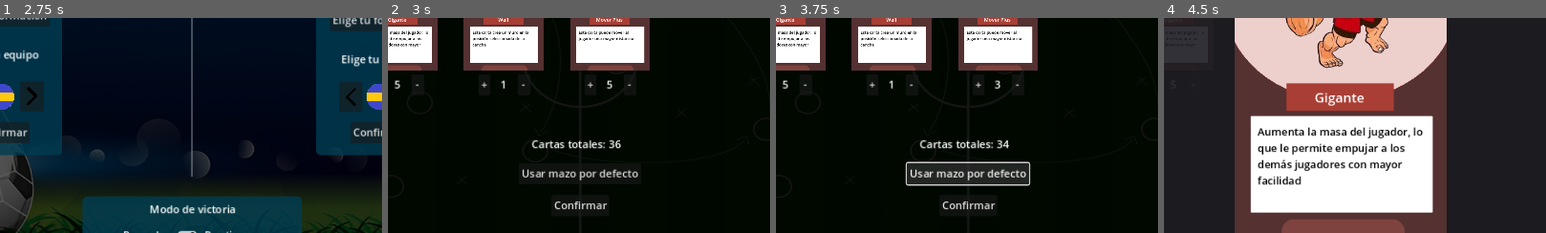
Above: before the commit, frames 1-4 (left to right).
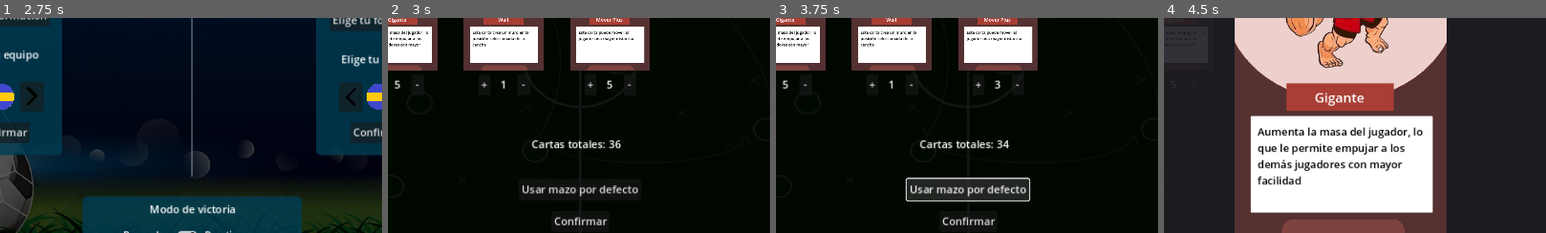
Above: after the commit, the same moments.

Repository: CardozoCasariegoLuciano/IDV_Boss_2024_S2
Game: Godot game, scene res://Views/main_menu/main_menu.tscn
Same seed, same stepped clock (60 frames per second), same inputs: the game is played once before the commit and once after it.
Inputs:
- Up to frame 1 (2.75 s): click "Nuevo juego" at 0.5 s; click "Comenzar partida" at 1.25 s; click "Comenzar partida" at 2 s
- Up to frame 2 (3 s): click "Arma tu mazo" at 2.75 s
- Up to frame 3 (3.75 s): click "Usar mazo por defecto" at 3.5 s
- Up to frame 4 (4.5 s): click "Elige tu formación" at 4.25 s
The pictures show only the part of the screen within x 25-75%, y 42-92%; the shares and areas given below are measured in that part.

Frame 1 is identical in both runs. In frame 2, 2.3% of the frame differs, in the area x 35-66%, y 70-97%; in frame 3, 5.8%, in the area x 33-67%, y 66-97%; in frame 4, nothing differs.

Commit message:
add message when deck is not between 30 and 50

Diff:
--- a/Views/pre_game/deck_selector.gd
+++ b/Views/pre_game/deck_selector.gd
@@ -3,6 +3,7 @@
 @onready var title: Label = $Label
 @onready var options: Node2D = $options
 @onready var total_quantity: Label = $total_quantity
+@onready var error_mesage: Label = $error_mesage
 
 var player: int
 var total_cards: int
@@ -42,8 +43,11 @@
 	total_quantity.text = "Cartas totales: " + str(total_cards)
 	if(total_cards > Deck.MAX_DECK_SIZE or total_cards < Deck.MIN_DECK_SIZE):
 		total_quantity.modulate = Color.CHOCOLATE
+		error_mesage.visible = true
 	else:
 		total_quantity.modulate = Color.WHITE
+		error_mesage.visible = false
+
 
 func _on_set_default_deck() -> void:
 	var card_options: Array[CardData] = CardBank.card_scenes_bank
--- a/Views/pre_game/deck_selector.tscn
+++ b/Views/pre_game/deck_selector.tscn
@@ -19,6 +19,7 @@
 grow_horizontal = 2
 grow_vertical = 2
 script = ExtResource("1_ya6ih")
+metadata/_edit_lock_ = true
 
 [node name="ColorRect" type="ColorRect" parent="."]
 layout_mode = 0
@@ -43,10 +44,10 @@
 anchor_top = 1.0
 anchor_right = 0.5
 anchor_bottom = 1.0
-offset_left = -42.5
-offset_top = -71.0
-offset_right = 42.5
-offset_bottom = -40.0
+offset_left = -43.5
+offset_top = -47.0
+offset_right = 43.5
+offset_bottom = -16.0
 grow_horizontal = 2
 grow_vertical = 0
 text = "Confirmar"
@@ -73,10 +74,10 @@
 anchor_top = 1.0
 anchor_right = 0.5
 anchor_bottom = 1.0
-offset_left = -91.0
-offset_top = -119.0
-offset_right = 91.0
-offset_bottom = -88.0
+offset_left = -92.0
+offset_top = -95.0
+offset_right = 92.0
+offset_bottom = -64.0
 grow_horizontal = 2
 grow_vertical = 0
 text = "Usar mazo por defecto
@@ -97,5 +98,22 @@
 grow_vertical = 0
 text = "Cartas totales: XXX"
 
+[node name="error_mesage" type="Label" parent="."]
+layout_mode = 1
+anchors_preset = 7
+anchor_left = 0.5
+anchor_top = 1.0
+anchor_right = 0.5
+anchor_bottom = 1.0
+offset_left = -133.0
+offset_top = -131.0
+offset_right = 133.0
+offset_bottom = -108.0
+grow_horizontal = 2
+grow_vertical = 0
+theme_override_colors/font_color = Color(1, 0.301961, 0.309804, 1)
+theme_override_font_sizes/font_size = 14
+text = "El mazo debe tener entre 30 y 50 cartas"
+
 [connection signal="button_up" from="close_button" to="." method="_on_confirm"]
 [connection signal="button_up" from="default_deck" to="." method="_on_set_default_deck"]
